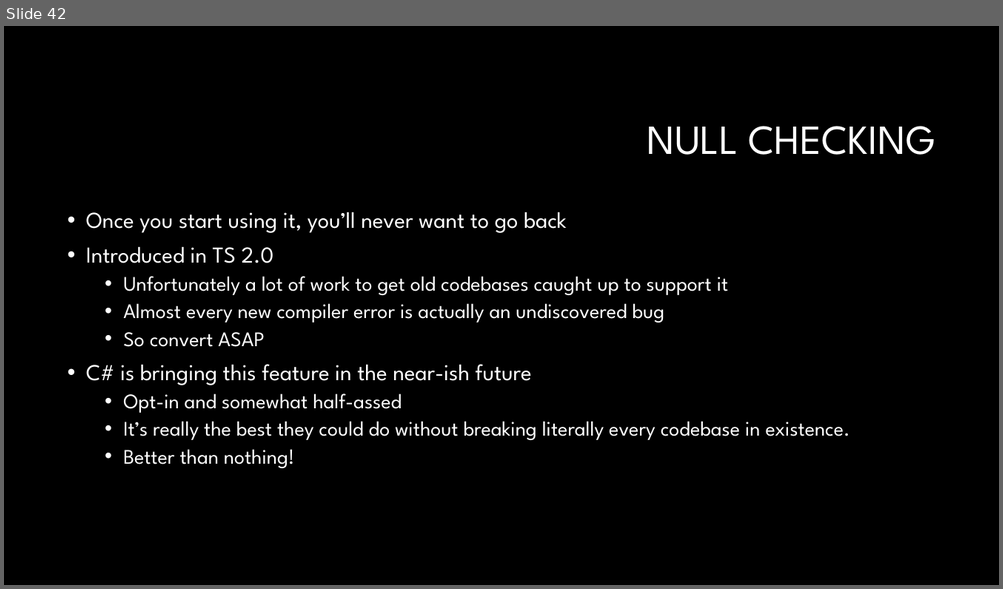
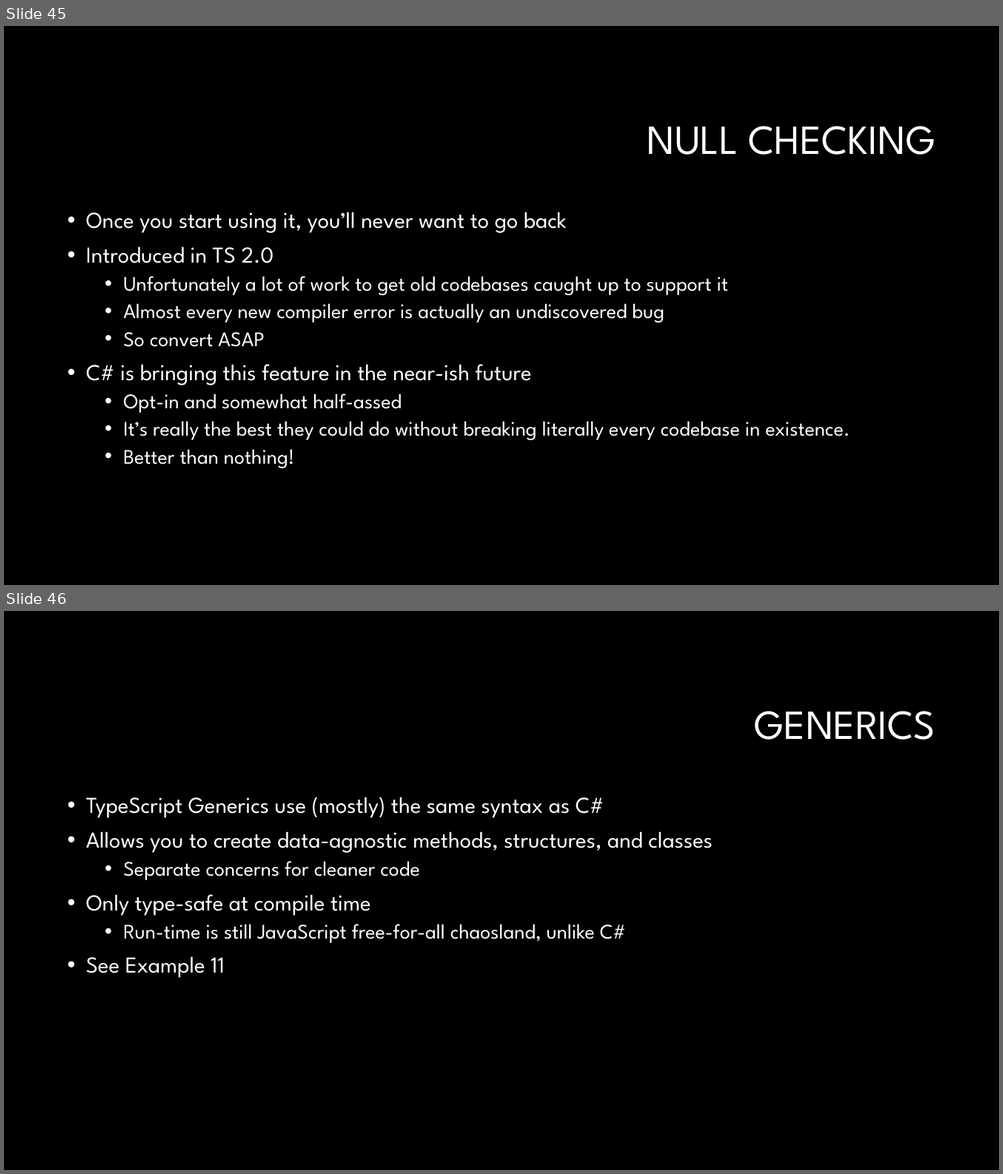
Before and after one commit to RonPenton/intro-to-typescript, a slide deck: Web development with Typescript.pptx. Shown one above the other, each under a label of ours: slide 42 before the commit, slides 45 and 46 after it. The pictures are 1003x589 and 1003x1174 pixels, drawn with LibreOffice and Linux fonts; fonts in the diff are those of the drawing; background and template pictures are left out. Boxes give left, top, right and bottom in pixels: in the first picture for what was removed or moved away, otherwise in the second. Text is boxed around its words. In the diff, an @@ line names an element or a change of style, - is before the commit and + after.

Commit message:
Generics and Type Guards

```diff
--- a/Web development with Typescript.pptx
+++ b/Web development with Typescript.pptx
@@ slide 46 added at [4, 611, 999, 1170], background #000000 @@
@@ title added at [754, 711, 936, 740], 40 pt, text #FFFFFF @@
+GENERICS
@@ text added at [86, 797, 712, 978], 22 pt, text #FFFFFF @@
+• TypeScript Generics use (mostly) the same syntax as C#
+• Allows you to create data-agnostic methods, structures, and classes
+  • Separate concerns for cleaner code
+• Only type-safe at compile time
+  • Run-time is still JavaScript free-for-all chaosland, unlike C#
+• See Example 11
@@ what was slide 42 is now slide 45 @@
```
Also in this commit, not shown: 4 other slides added, 14 other files.
